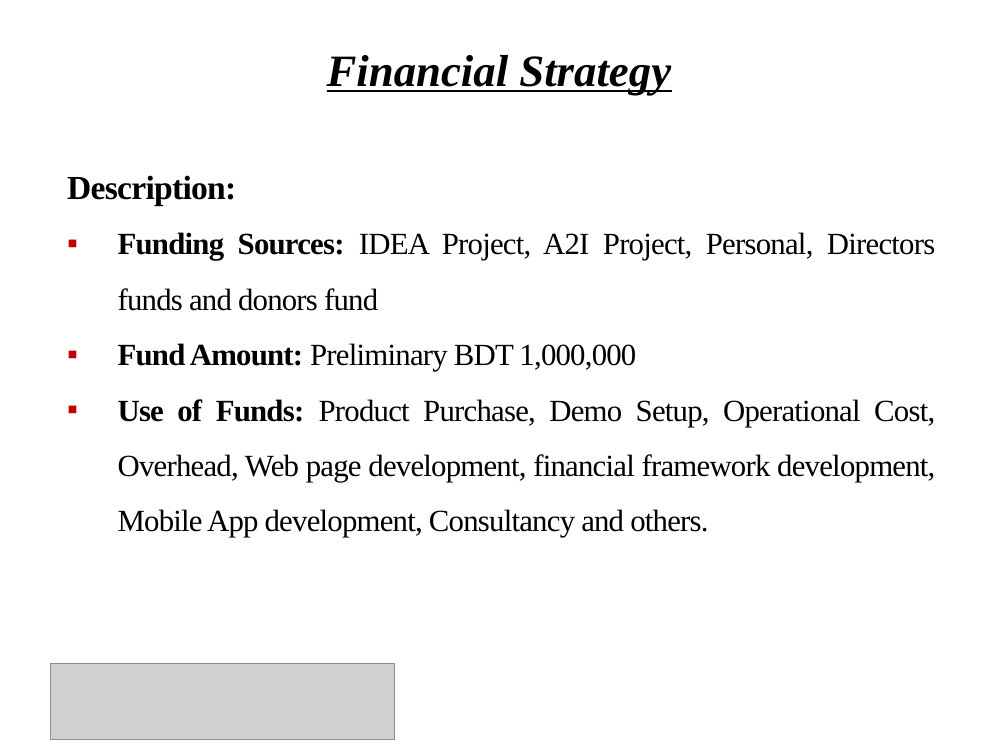
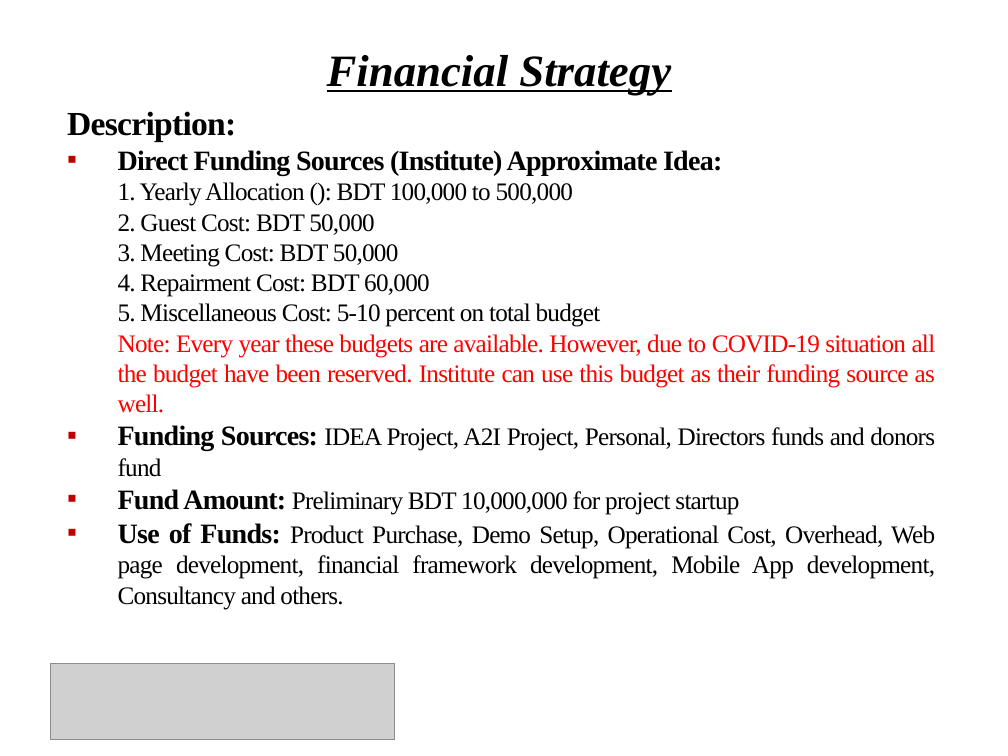
Before and after one commit to Shuvoneel/SRCL, a slide deck: slide 26 of Startup/Socheton_Academic_Care.pptx. Drawn at 1008x756 pixels with LibreOffice and Linux fonts; fonts in the diff are those of the drawing; grey boxes stand for pictures; background and template pictures are left out. Boxes give left, top, right and bottom in pixels: in the first picture for what was removed or moved away, otherwise in the second. Text is boxed around its words. In the diff, an @@ line names an element or a change of style, - is before the commit and + after.

```diff
--- a/Startup/Socheton_Academic_Care.pptx
+++ b/Startup/Socheton_Academic_Care.pptx
@@ text at box(67, 111, 935, 610): size 22 to 20 pt in "Funding Sources:", "Use of Funds:"; size 22 to 18 pt in "IDEA Project, A2I Project, Personal, Directors funds ...", "Product Purchase, Demo Setup, Operational Cost, Overhead, ..."; line spacing 1.5 to 1 @@
@@ text "Description:": place and size @@
-text "Description:" at box(67, 175, 935, 538)
+text "Description:" at box(67, 111, 936, 610)
@@ text at box(118, 150, 936, 413): paragraphs added @@
+▪ Direct Funding Sources (Institute) Approximate Idea:
+1. Yearly Allocation (): BDT 100,000 to 500,000
+2. Guest Cost: BDT 50,000
+3. Meeting Cost: BDT 50,000
+4. Repairment Cost: BDT 60,000
+5. Miscellaneous Cost: 5-10 percent on total budget
+Note: Every year these budgets are available. However, due to COVID-19 situation all the budget have been reserved. Institute can use this budget as their funding source as well.
@@ text at box(118, 489, 739, 515): text changed; size 22 to 18 pt @@
-▪ Fund Amount: Preliminary BDT 1,000,000
+▪ Fund Amount: Preliminary BDT 10,000,000 for project startup
```
Also in this commit, not shown: 1 other slide changed, 7 other files.
